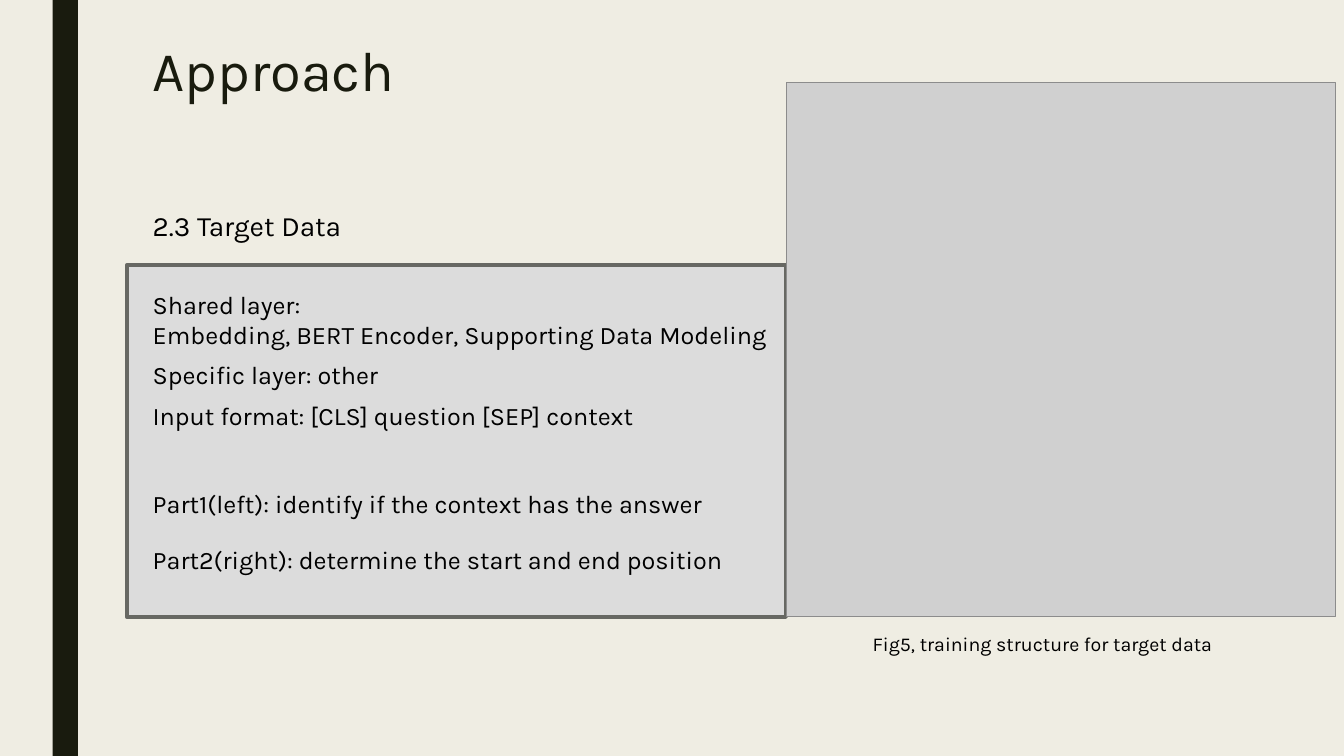
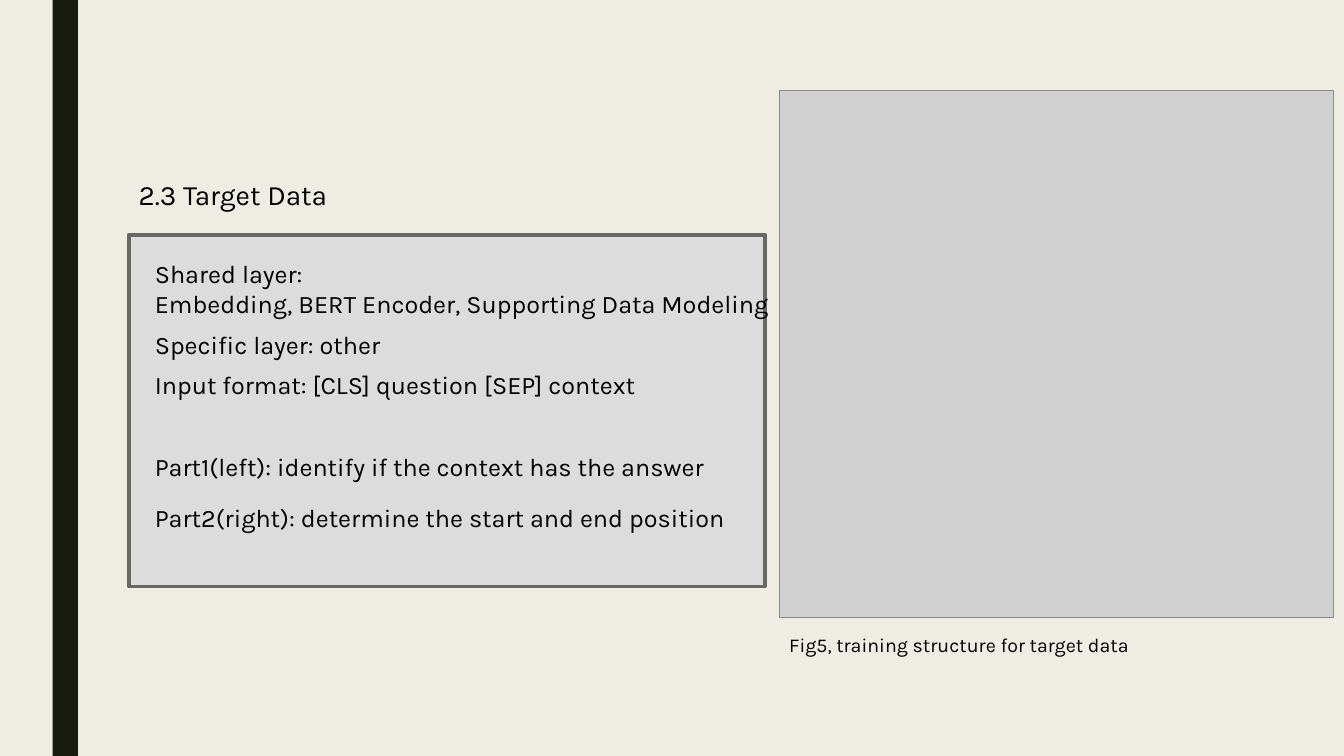
Before and after one commit to wangjasonx62301/How-multitasking-benefits-QA-Retrieval, a slide deck: slide 12 of Temp_2.pptx. Drawn at 1344x756 pixels with LibreOffice and Linux fonts; fonts in the diff are those of the drawing; grey boxes stand for pictures. Boxes give left, top, right and bottom in pixels: in the first picture for what was removed or moved away, otherwise in the second. Text is boxed around its words. In the diff, an @@ line names an element or a change of style, - is before the commit and + after.

```diff
--- a/Temp_2.pptx
+++ b/Temp_2.pptx
@@ title removed at (x1=153, y1=53, x2=395, y2=104) @@
-Approach
@@ picture resized from (x1=787, y1=83, x2=1336, y2=617) to (x1=779, y1=91, x2=1334, y2=618) @@
@@ text "2.3 Target Data" moved from (x1=153, y1=218, x2=341, y2=243) to (x1=139, y1=187, x2=327, y2=212) @@
@@ rectangle resized from (x1=127, y1=265, x2=786, y2=617) to (x1=129, y1=235, x2=765, y2=587) @@
@@ text "Shared layer:" moved from (x1=153, y1=296, x2=766, y2=431) to (x1=155, y1=265, x2=768, y2=400) @@
@@ text "Part1(left): identify if the context ..." moved from (x1=153, y1=495, x2=702, y2=519) to (x1=155, y1=458, x2=704, y2=482) @@
@@ text "Part2(right): determine the start and ..." moved from (x1=153, y1=551, x2=722, y2=575) to (x1=155, y1=509, x2=724, y2=533) @@
@@ text "Fig5, training structure for target ..." moved from (x1=873, y1=637, x2=1212, y2=656) to (x1=789, y1=638, x2=1129, y2=657) @@
```
Also in this commit, not shown: 13 other slides changed, 6 slides added, 2 slides removed, 5 other files.
